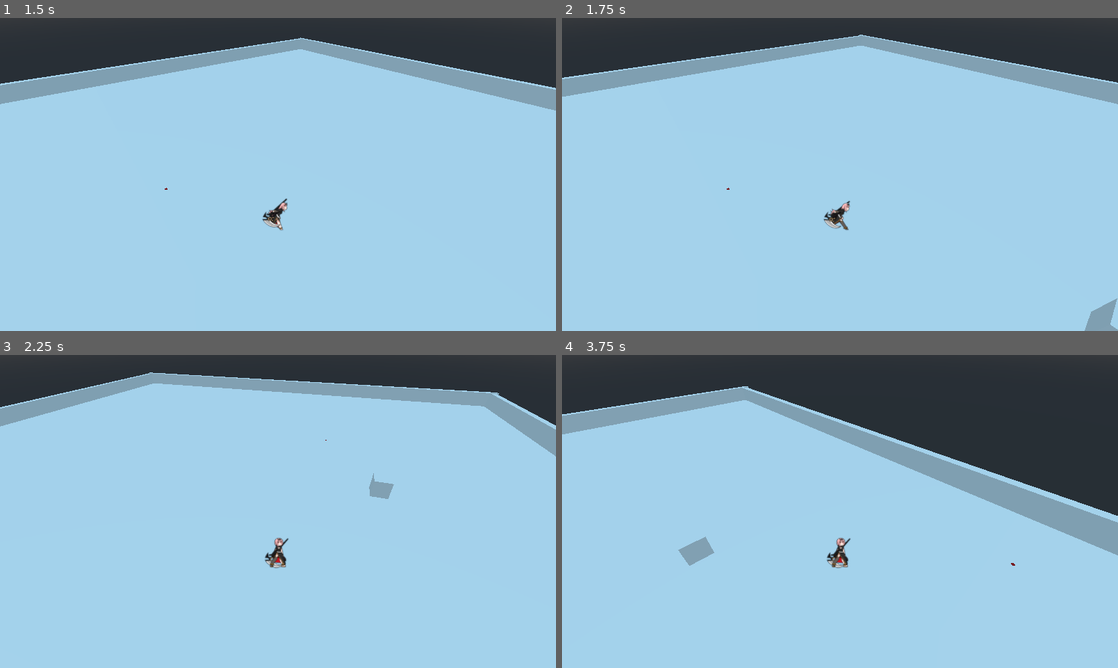
Above: before the commit, frames 1-4 (two rows, left to right).
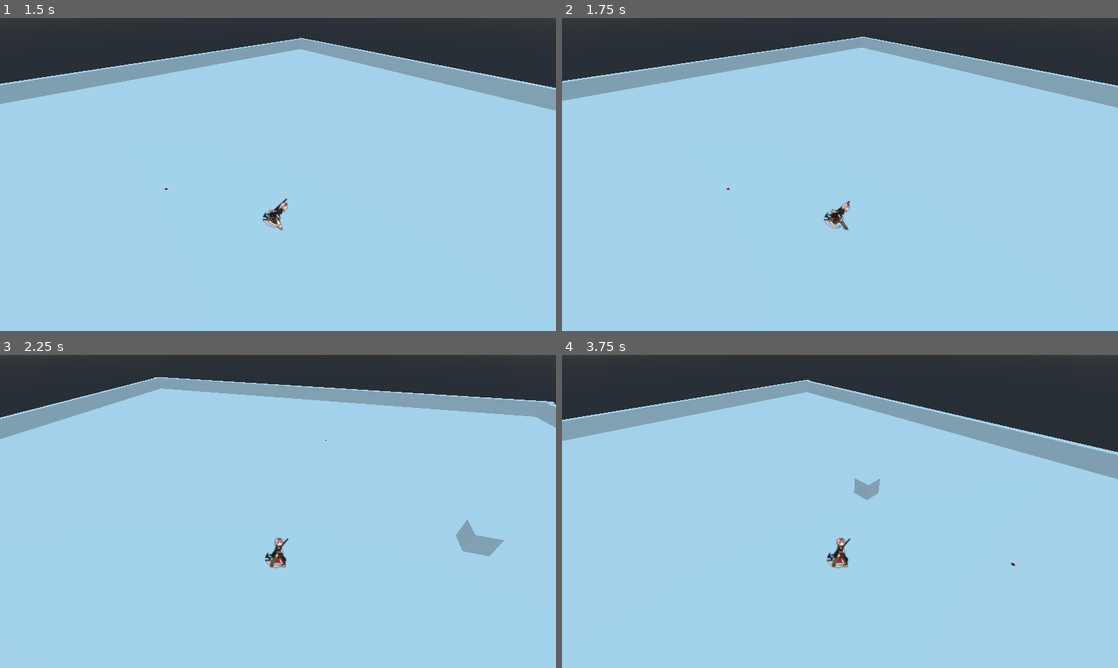
Above: after the commit, the same moments.

Repository: jeyao14/ProjectAeronautica
Game: Godot game, scene res://World/Spatial.tscn
The game is run twice, just before and just after one commit, with the same random seed, the same clock (stepped at 60 frames per second) and the same inputs.
Inputs (mouse positions are in pixels of both pictures, inside the frame that each line leads up to):
- Up to frame 1 (1.5 s): move the mouse to (400, 158) at 0.52 s; hold E (c_rotate_right) 0.53-1.28 s; tap Shift (dodgeroll) at 0.6 s; tap K (testinput, bound only before the commit) at 0.8, 1.35 s; move the mouse to (166, 190) at 1.27 s; hold S (move_back) from 1.28 s (still down)
- Up to frame 2 (1.75 s): keep holding S (move_back); tap Shift (dodgeroll) at 1.55 s
- Up to frame 3 (2.25 s): move the mouse to (333, 442) at 2.02 s; release S (move_back) at 2.03 s; hold E (c_rotate_right) from 2.03 s (still down); tap Shift (dodgeroll) at 2.1 s
- Up to frame 4 (3.75 s): tap K (testinput, bound only before the commit) at 2.3 s; move the mouse to (812, 574) at 2.77 s; release E (c_rotate_right) at 2.78 s; hold W (move_forward) 2.78-3.53 s; click (812, 574) at 2.85 s; tap Shift (dodgeroll) at 3.05 s; move the mouse to (1006, 558) at 3.52 s; hold Q (c_rotate_left) from 3.53 s (still down); tap 1 (swap_character_1) at 3.6 s

Frame 1 is identical in both runs. In frame 2, 2.5% of the frame differs, in the area x 0-100%, y 5-100%; in frame 3, 5.7%; in frame 4, 15%, in the area x 0-100%, y 7-68%.

Commit message:
fixed dash issue where player can spam dash

Diff:
--- a/src/Characters/Shared/CharacterHandler.gd
+++ b/src/Characters/Shared/CharacterHandler.gd
@@ -20,6 +20,8 @@
 onready var CAMERARAY = $CameraObject/CameraBoom/Camera/RayCast
 onready var CURSOR = $Cursor;
 var dash_timer = false;
+var can_dash = true
+var dash_cooldown = .5
 
 
 # Called when the node enters the scene tree for the first time.
@@ -59,11 +61,13 @@
 			velocity.x = -1
 		else:
 			velocity.x = 0;
+
+		if Input.is_action_just_pressed("dodgeroll") and can_dash:
+			dodge()
 	else:
 		l_speed *= dodge_markiplier;
 
-	if Input.is_action_just_pressed("dodgeroll"):
-		dodge()
+
 
 	if(is_on_floor()):
 		velocity.y = 0
@@ -77,12 +81,15 @@
 	pass
 
 func dodge():
-#	move_and_slide(velocity, Vector3.UP, true)
+	can_dash = false
 	dash_timer = true;
 	ACTIVE_CHARACTER.set_hitbox(false);
 	yield(get_tree().create_timer(0.5,false),"timeout");
 	dash_timer = false;
 	ACTIVE_CHARACTER.set_hitbox(true);
+	yield(get_tree().create_timer(dash_cooldown, false), "timeout")
+	can_dash = true
+
 #	while()
 
 func process_actions():
@@ -108,29 +115,25 @@
 		swap_character_stats()
 
 func get_global_cursor_pos():
+	# get world state reference
 	var space = get_world().direct_space_state
 	var playerpos = ACTIVE_CHARACTER.global_transform.origin
-#	var dropPlane = Plane(Vector3(0,1,0), 0)
 
+	# create raycast from camera to mouse
 	var mousepos = get_viewport().get_mouse_position();
 	var origin = CAMERA.project_ray_origin(mousepos);
 	var target = origin + CAMERA.project_ray_normal(mousepos) * 1000;
 
+	# find intersection between raycast and world
 	var result = space.intersect_ray(origin, target);
+
+	# if result has a value update cursor to result.position
 	if(result):
 		CURSOR.visible = true;
 		CURSOR.global_transform.origin = result.position;
+	# else turn off visibility of cursor
 	else:
 		CURSOR.visible = false;
-
-#	CAMERARAY.global_transform_origin = origin;
-#	CAMERARAY.cast_to = CAMERA.project_ray_normal(mousepos) * 1000;
-#	CURSOR.global_transform.origin = CAMERARAY.get_
-
-	if Input.is_action_just_pressed("testinput"):
-		print("Mouse Position: ", mousepos)
-		print("Global Position: ", CURSOR.global_transform.origin)
-
 
 
 #signals
--- a/src/project.godot
+++ b/src/project.godot
@@ -110,11 +110,6 @@
 "events": [ Object(InputEventKey,"resource_local_to_scene":false,"resource_name":"","device":0,"alt":false,"shift":false,"control":false,"meta":false,"command":false,"pressed":false,"scancode":16777238,"physical_scancode":0,"unicode":0,"echo":false,"script":null)
  ]
 }
-testinput={
-"deadzone": 0.5,
-"events": [ Object(InputEventKey,"resource_local_to_scene":false,"resource_name":"","device":0,"alt":false,"shift":false,"control":false,"meta":false,"command":false,"pressed":false,"scancode":75,"physical_scancode":0,"unicode":0,"echo":false,"script":null)
- ]
-}
 
 [layer_names]
 
